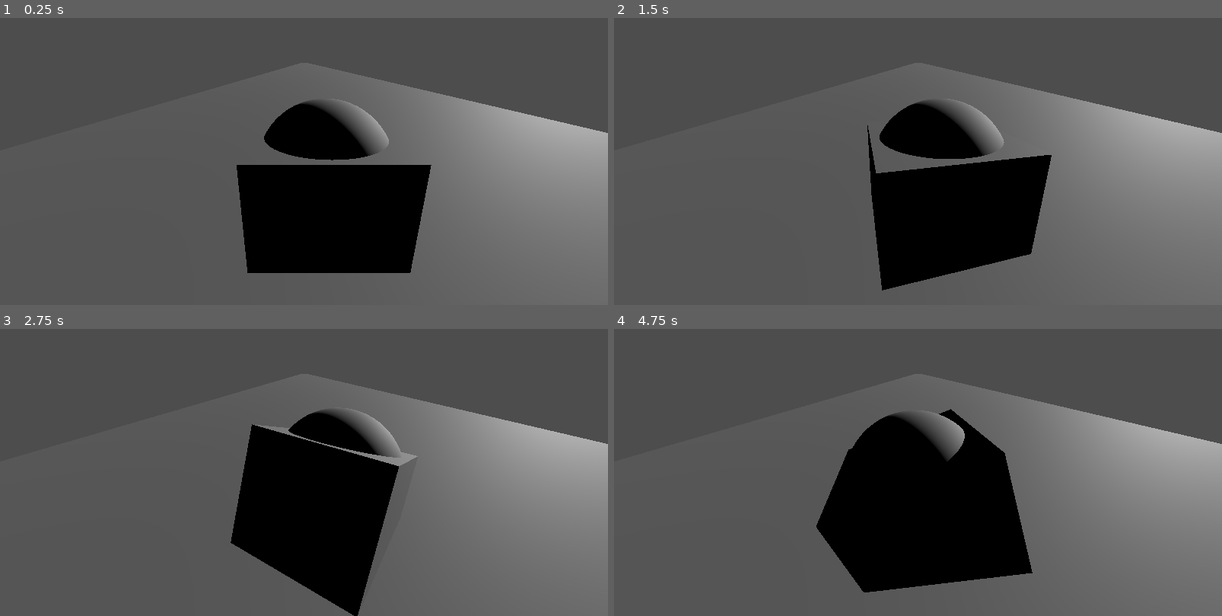
Above: before the commit, frames 1-4 (two rows, left to right).
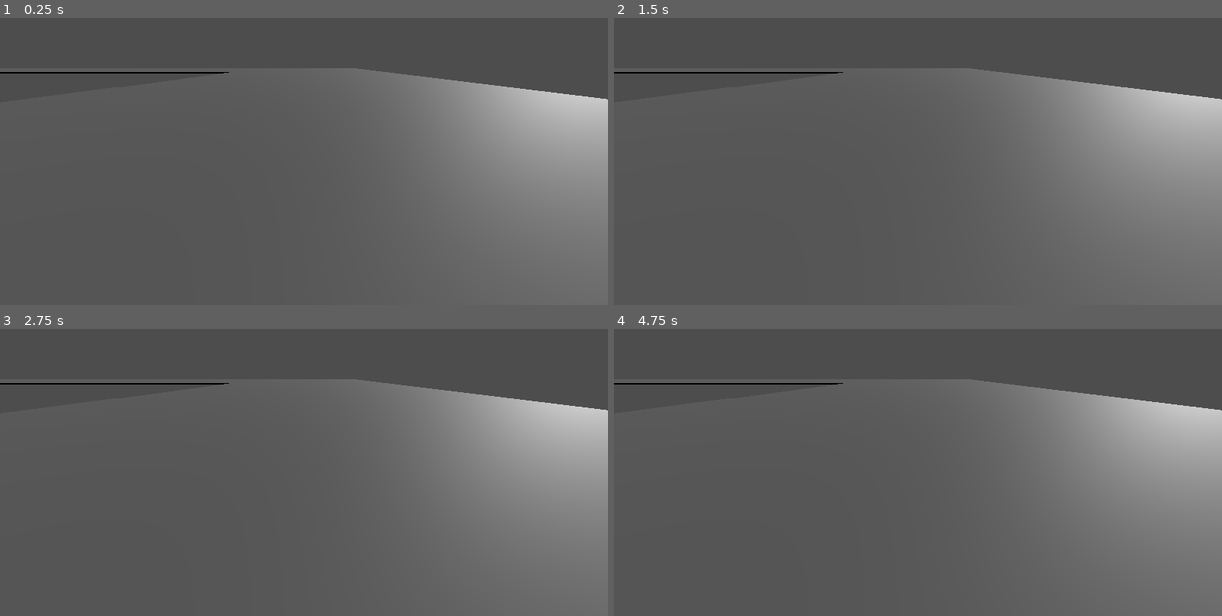
Above: after the commit, the same moments.

Repository: Ben-Bingham/GMTK-2025
Game: Godot game, scene res://main.tscn
Same seed, same stepped clock (60 frames per second), same inputs: the game is played once before the commit and once after it.
Inputs (mouse positions are in pixels of both pictures, inside the frame that each line leads up to):
- Up to frame 1 (0.25 s): no input
- Up to frame 2 (1.5 s): tap Enter at 0.5 s; move the mouse to (1051, 115) at 0.52 s; tap R at 0.6, 1.35 s; move the mouse to (796, 150) at 1.27 s
- Up to frame 3 (2.75 s): move the mouse to (364, 369) at 2.02 s; tap R at 2.1 s
- Up to frame 4 (4.75 s): move the mouse to (887, 512) at 2.77 s; tap R at 2.85, 3.6, 4.35 s; move the mouse to (1100, 495) at 3.52 s; move the mouse to (735, 395) at 4.27 s

The runs differ from the first frame. In frame 1, 17% of the frame differs, in the area x 0-100%, y 16-89%; in frame 2, 16%; in frame 3, 17%; in frame 4, 19%, in the area x 0-100%, y 16-92%.

Commit message:
Modifed level

Diff:
--- a/floor.tscn
+++ b/floor.tscn
@@ -4,15 +4,16 @@
 friction = 0.1
 
 [sub_resource type="BoxShape3D" id="BoxShape3D_0xm2m"]
-size = Vector3(10, 0.2, 10)
+size = Vector3(20.0143, 0.2, 19.9562)
 
 [sub_resource type="BoxMesh" id="BoxMesh_h2yge"]
-size = Vector3(10, 0.2, 10)
+size = Vector3(20, 0.2, 20)
 
 [node name="Floor" type="StaticBody3D"]
 physics_material_override = SubResource("PhysicsMaterial_7dm0k")
 
 [node name="CollisionShape3D" type="CollisionShape3D" parent="."]
+transform = Transform3D(1, 0, 0, 0, 1, 0, 0, 0, 1, 0.0213757, 0, 0.00130272)
 shape = SubResource("BoxShape3D_0xm2m")
 
 [node name="MeshInstance3D" type="MeshInstance3D" parent="."]
--- a/main.tscn
+++ b/main.tscn
@@ -1,24 +1,79 @@
-[gd_scene load_steps=5 format=3 uid="uid://dbwmhd617ms0a"]
+[gd_scene load_steps=4 format=3 uid="uid://dbwmhd617ms0a"]
 
-[ext_resource type="PackedScene" uid="uid://nqdngni4b3hw" path="res://car.tscn" id="1_h2yge"]
 [ext_resource type="PackedScene" uid="uid://dekowflcwmdca" path="res://floor.tscn" id="1_ig7tw"]
-[ext_resource type="Script" uid="uid://ceu1fqdy6n1d8" path="res://car.gd" id="2_1bvp3"]
 [ext_resource type="Script" uid="uid://caga4prc3hgvn" path="res://game_controller.gd" id="4_1bvp3"]
+[ext_resource type="PackedScene" uid="uid://bat0h5s3lfqru" path="res://3rdParty/MAdvanced-Vehicle-Controller/Advanced Vehicle Controller/Vehicle/GT30/GT30.tscn" id="5_7mycd"]
 
 [node name="Main" type="Node3D"]
 
 [node name="DirectionalLight3D" type="DirectionalLight3D" parent="."]
 transform = Transform3D(-0.615386, -0.24241, 0.750024, 0, 0.951535, 0.307539, -0.788226, 0.189256, -0.585562, 1.75472, 1.5601, -2.41932)
 
-[node name="Car" parent="." instance=ExtResource("1_h2yge")]
-transform = Transform3D(-4.37114e-08, 0, 1, 0, 1, 0, -1, 0, -4.37114e-08, -0.094003, 0.635725, 0)
-script = ExtResource("2_1bvp3")
-
-[node name="Floor" parent="." instance=ExtResource("1_ig7tw")]
-transform = Transform3D(1, 0, 0, 0, 1, 0, 0, 0, 35.9615, 0.302107, 0, -130.524)
-
 [node name="Camera3D" type="Camera3D" parent="."]
 transform = Transform3D(1, 0, 0, 0, 0.951535, 0.307539, 0, -0.307539, 0.951535, -0.247372, 1.33165, 1.53903)
 
 [node name="GameController" type="Node" parent="."]
 script = ExtResource("4_1bvp3")
+
+[node name="Floor" parent="." instance=ExtResource("1_ig7tw")]
+
+[node name="Floor2" parent="." instance=ExtResource("1_ig7tw")]
+transform = Transform3D(1, 0, 0, 0, 1, 0, 0, 0, 1, 0, 0, 19.9528)
+
+[node name="Floor3" parent="." instance=ExtResource("1_ig7tw")]
+transform = Transform3D(1, 0, 0, 0, 1, 0, 0, 0, 1, 0, 0, 39.3589)
+
+[node name="Floor9" parent="." instance=ExtResource("1_ig7tw")]
+transform = Transform3D(1, 0, 0, 0, 1, 0, 0, 0, 1, -19.4436, 0, 39.3589)
+
+[node name="Floor10" parent="." instance=ExtResource("1_ig7tw")]
+transform = Transform3D(1, 0, 0, 0, 1, 0, 0, 0, 1, -39.2673, 0, 39.3589)
+
+[node name="Floor11" parent="." instance=ExtResource("1_ig7tw")]
+transform = Transform3D(1, 0, 0, 0, 1, 0, 0, 0, 1, -39.2673, 0, 19.6752)
+
+[node name="Floor12" parent="." instance=ExtResource("1_ig7tw")]
+transform = Transform3D(1, 0, 0, 0, 1, 0, 0, 0, 1, -58.6802, 0, 19.6752)
+
+[node name="Floor13" parent="." instance=ExtResource("1_ig7tw")]
+transform = Transform3D(1, 0, 0, 0, 1, 0, 0, 0, 1, -58.6802, 0, -0.0158558)
+
+[node name="Floor14" parent="." instance=ExtResource("1_ig7tw")]
+transform = Transform3D(1, 0, 0, 0, 1, 0, 0, 0, 1, -58.6802, 0, -19.8932)
+
+[node name="Floor15" parent="." instance=ExtResource("1_ig7tw")]
+transform = Transform3D(1, 0, 0, 0, 1, 0, 0, 0, 1, -58.6802, 0, -39.6062)
+
+[node name="Floor16" parent="." instance=ExtResource("1_ig7tw")]
+transform = Transform3D(1, 0, 0, 0, 1, 0, 0, 0, 1, -38.8823, 0, -39.6062)
+
+[node name="Floor17" parent="." instance=ExtResource("1_ig7tw")]
+transform = Transform3D(1, 0, 0, 0, 1, 0, 0, 0, 1, -19.4733, 0, -39.6062)
+
+[node name="Floor18" parent="." instance=ExtResource("1_ig7tw")]
+transform = Transform3D(1, 0, 0, 0, 1, 0, 0, 0, 1, 0.360121, 0, -39.6062)
+
+[node name="Floor19" parent="." instance=ExtResource("1_ig7tw")]
+transform = Transform3D(1, 0, 0, 0, 1, 0, 0, 0, 1, 0.360121, 0, -24.1761)
+
+[node name="Floor20" parent="." instance=ExtResource("1_ig7tw")]
+transform = Transform3D(1, 0, 0, 0, 1, 0, 0, 0, 1, 0.360121, 0, -14.2779)
+
+[node name="Floor4" parent="." instance=ExtResource("1_ig7tw")]
+transform = Transform3D(1, 0, 0, 0, 1, 0, 0, 0, 1, 0, 0, 59.0821)
+
+[node name="Floor5" parent="." instance=ExtResource("1_ig7tw")]
+transform = Transform3D(1, 0, 0, 0, 1, 0, 0, 0, 1, 0, 0, 78.7894)
+
+[node name="Floor6" parent="." instance=ExtResource("1_ig7tw")]
+transform = Transform3D(1, 0, 0, 0, 1, 0, 0, 0, 1, 0, 0, 98.6882)
+
+[node name="Floor7" parent="." instance=ExtResource("1_ig7tw")]
+transform = Transform3D(1, 0, 0, 0, 1, 0, 0, 0, 1, 0, 0, 118.275)
+
+[node name="Floor8" parent="." instance=ExtResource("1_ig7tw")]
+transform = Transform3D(1, 0, 0, 0, 1, 0, 0, 0, 1, 0, 0, 137.238)
+
+[node name="GT30" parent="." instance=ExtResource("5_7mycd")]
+transform = Transform3D(1, 0, 0, 0, 1, 0, 0, 0, 1, 0.400403, 0.329193, -2.19348)
+is_current_veh = true
